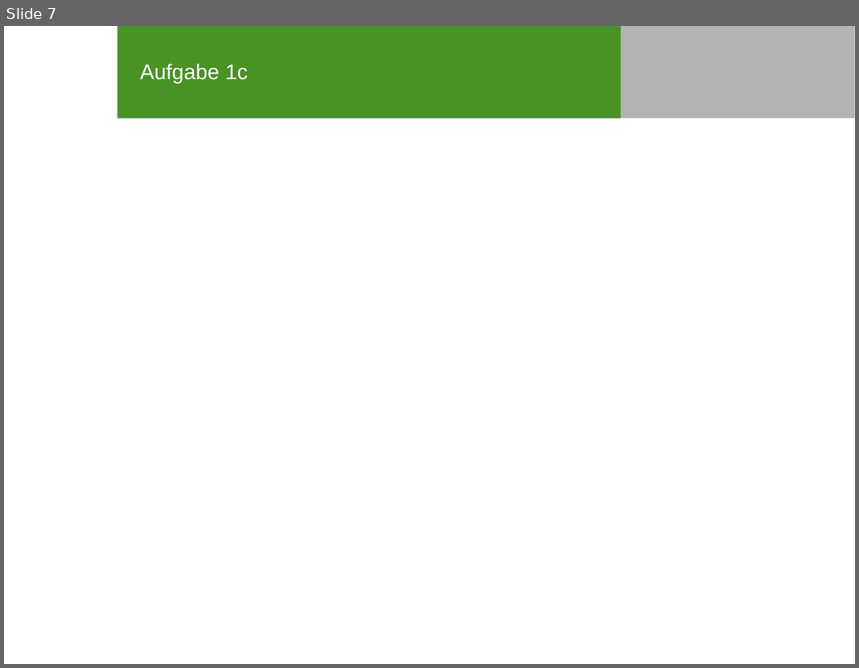
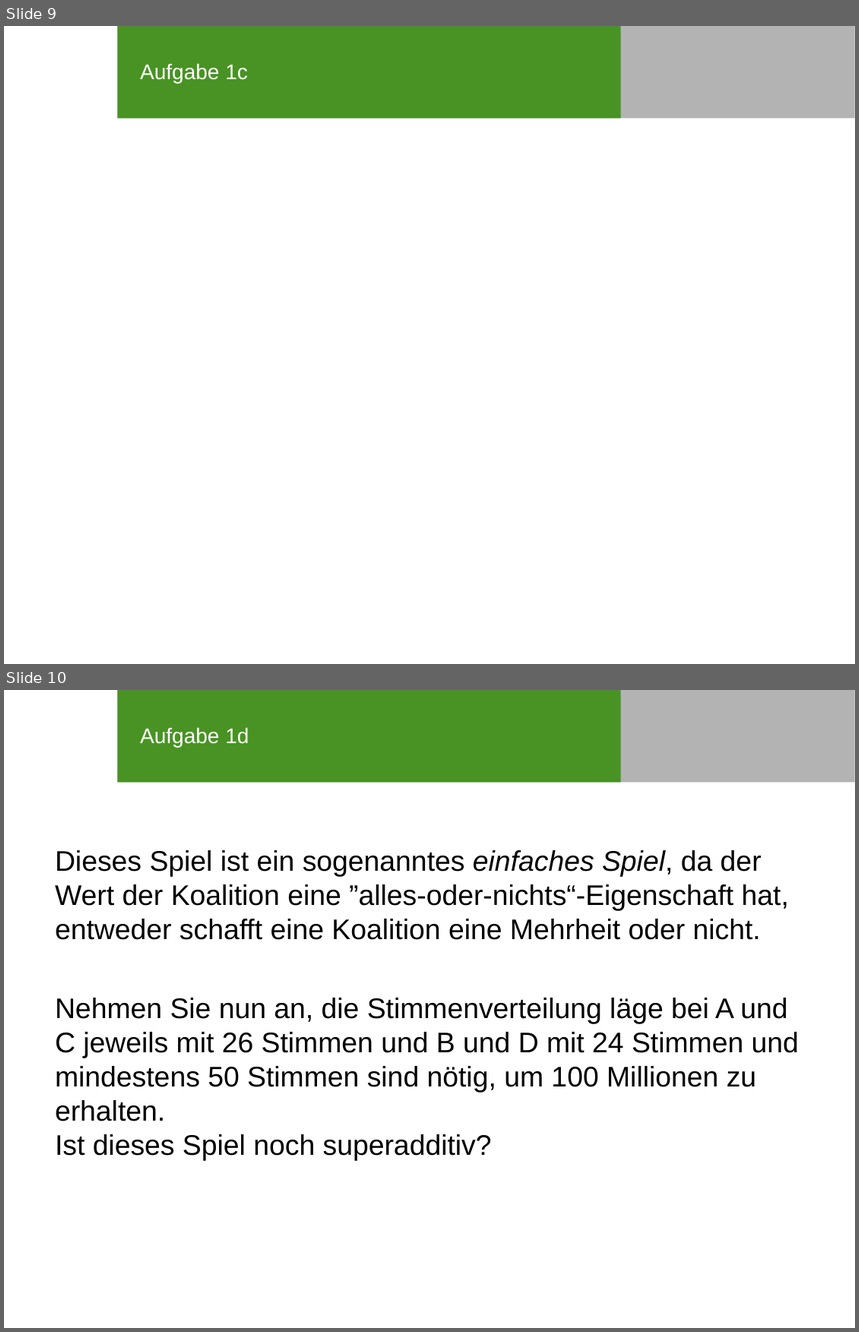
Before and after one commit to SOAS-Uni-Augsburg/ws16-17-group-10, a slide deck: Blatt-07/Präsentation_Blatt07_Aufgabe1.pptx. Shown one above the other, each under a label of ours: slide 7 before the commit, slides 9 and 10 after it. The pictures are 859x668 and 859x1332 pixels, drawn with LibreOffice and Linux fonts; fonts in the diff are those of the drawing; grey boxes stand for pictures; background and template pictures are left out. Boxes give left, top, right and bottom in pixels: in the first picture for what was removed or moved away, otherwise in the second. Text is boxed around its words. In the diff, an @@ line names an element or a change of style, - is before the commit and + after.

```diff
--- a/Blatt-07/Präsentation_Blatt07_Aufgabe1.pptx
+++ b/Blatt-07/Präsentation_Blatt07_Aufgabe1.pptx
@@ slide 10 added at bbox=[4, 690, 855, 1328], background #FFFFFF; not listed: 2 template elements that a slide beside it also shows @@
@@ title added at bbox=[140, 727, 249, 748], 18 pt, text #FFFFFF @@
+Aufgabe 1d
@@ text added at bbox=[55, 850, 799, 1160], 24 pt, text #000000 @@
+Dieses Spiel ist ein sogenanntes einfaches Spiel, da der Wert der Koalition eine ”alles-oder-nichts“-Eigenschaft hat, entweder schafft eine Koalition eine Mehrheit oder nicht.
+Nehmen Sie nun an, die Stimmenverteilung läge bei A und C jeweils mit 26 Stimmen und B und D mit 24 Stimmen und mindestens 50 Stimmen sind nötig, um 100 Millionen zu erhalten.
+Ist dieses Spiel noch superadditiv?
@@ what was slide 7 is now slide 9 @@
```
Also in this commit, not shown: 7 slides changed, 3 other slides added.
